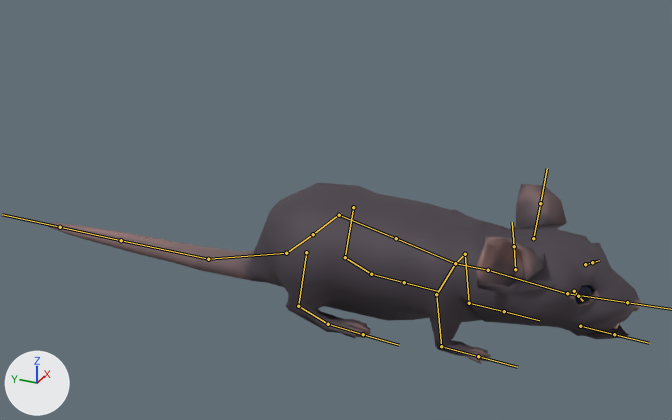
Before and after pictures for a commit that changed the FBX model Assets/)Our stuff/Models/Rat.fbx.
Camera for both pictures: a 50 mm camera at (-5.37, -2.18, 2.9) aimed at (0.07, 0.27, 0.18). Lighting does not change. The marker at lower left points along +X, +Y and +Z. The bones that bend it are drawn over the model as lines.

Objects in the first picture: 'rat_obj'.
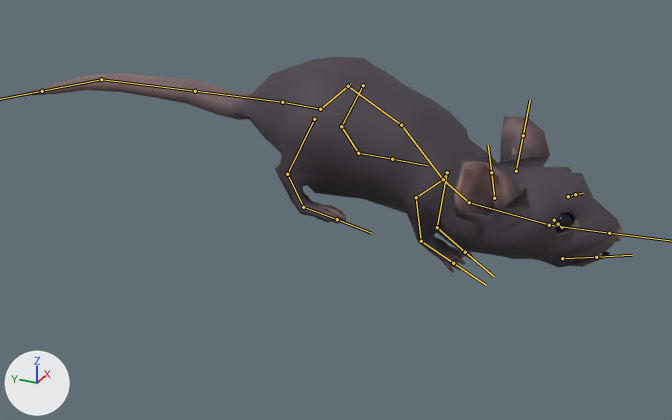
The newer file adds an action. The first version stands in its rest pose; the second is drawn at frame 10 of the action 'Armature|anim_A_BasePose'.

Scene script edits in JSON lines:
```json
{"block": "bone_root", "where": "bone_root = bpy.data.objects['Armature'].pose.bones['Root']"}
{"op": "set", "path": "bone_root.location", "old": "(0.0, 0.0, 0.0)", "new": "(-0.04, 0.98, -0.97)"}
{"block": "bone_back", "where": "bone_back = bpy.data.objects['Armature'].pose.bones['back']  # child of 'Root'"}
{"op": "set", "path": "bone_back.rotation_quaternion", "old": "(1.0, 0.0, 0.0, 0.0)", "new": "(0.99, 0.141, -0.003, 0.012)", "note": "degrees (0, 0, 0) -> degrees (16, -1, 1)"}
{"block": "bone_back_001", "where": "bone_back_001 = bpy.data.objects['Armature'].pose.bones['back.001']  # child of 'back'"}
{"op": "set", "path": "bone_back_001.rotation_quaternion", "old": "(1.0, 0.0, 0.0, 0.0)", "new": "(0.988, 0.157, -0.011, 0.002)", "note": "degrees (0, 0, 0) -> degrees (18, -1, 0)"}
{"block": "bone_head", "where": "bone_head = bpy.data.objects['Armature'].pose.bones['head']  # child of 'neck'"}
{"op": "set", "path": "bone_head.rotation_quaternion", "old": "(1.0, 0.0, 0.0, 0.0)", "new": "(0.953, -0.302, 0.007, -0.002)", "note": "degrees (0, 0, 0) -> degrees (-35, 1, 0)"}
{"block": "bone_mouthbottom", "where": "bone_mouthbottom = bpy.data.objects['Armature'].pose.bones['mouthBottom']  # child of 'head'"}
{"op": "set", "path": "bone_mouthbottom.rotation_quaternion", "old": "(1.0, 0.0, 0.0, 0.0)", "new": "(0.988, -0.154, 0.004, -0.001)", "note": "degrees (0, 0, 0) -> degrees (-18, 0, 0)"}
{"block": "bone_shoulder_left", "where": "bone_shoulder_left = bpy.data.objects['Armature'].pose.bones['shoulder_left']  # child of 'back.001'"}
{"op": "set", "path": "bone_shoulder_left.rotation_quaternion", "old": "(1.0, 0.0, 0.0, 0.0)", "new": "(0.965, 0.033, -0.261, -0.009)", "note": "degrees (0, 0, 0) -> degrees (5, -30, -2)"}
{"block": "bone_upperam_left", "where": "bone_upperam_left = bpy.data.objects['Armature'].pose.bones['upperAm_left']  # child of 'shoulder_left'"}
{"op": "set", "path": "bone_upperam_left.rotation_quaternion", "old": "(1.0, 0.0, 0.0, 0.0)", "new": "(0.979, 0.192, 0.061, -0.037)", "note": "degrees (0, 0, 0) -> degrees (22, 8, -3)"}
{"block": "bone_underarm_left", "where": "bone_underarm_left = bpy.data.objects['Armature'].pose.bones['underArm_left']  # child of 'upperAm_left'"}
{"op": "set", "path": "bone_underarm_left.rotation_quaternion", "old": "(1.0, 0.0, 0.0, 0.0)", "new": "(0.984, -0.019, 0.029, -0.173)", "note": "degrees (0, 0, 0) -> degrees (-3, 3, -20)"}
{"block": "bone_shoulder_right", "where": "bone_shoulder_right = bpy.data.objects['Armature'].pose.bones['shoulder_right']  # child of 'back.001'"}
{"op": "set", "path": "bone_shoulder_right.rotation_quaternion", "old": "(1.0, 0.0, 0.0, 0.0)", "new": "(0.998, -0.044, -0.003, 0.033)", "note": "degrees (0, 0, 0) -> degrees (-5, 0, 4)"}
{"block": "bone_upperarm_right", "where": "bone_upperarm_right = bpy.data.objects['Armature'].pose.bones['upperArm_right']  # child of 'shoulder_right'"}
{"op": "set", "path": "bone_upperarm_right.rotation_quaternion", "old": "(1.0, 0.0, 0.0, 0.0)", "new": "(0.935, 0.257, 0.141, -0.197)", "note": "degrees (0, 0, 0) -> degrees (27, 21, -19)"}
{"block": "bone_underarm_right", "where": "bone_underarm_right = bpy.data.objects['Armature'].pose.bones['underArm_right']  # child of 'upperArm_right'"}
{"op": "set", "path": "bone_underarm_right.rotation_quaternion", "old": "(1.0, 0.0, 0.0, 0.0)", "new": "(0.97, 0.167, -0.012, 0.178)", "note": "degrees (0, 0, 0) -> degrees (19, -5, 20)"}
{"block": "bone_thigh_left", "where": "bone_thigh_left = bpy.data.objects['Armature'].pose.bones['thigh_left']  # child of 'Root'"}
{"op": "set", "path": "bone_thigh_left.rotation_quaternion", "old": "(1.0, 0.0, 0.0, 0.0)", "new": "(0.975, -0.045, -0.033, 0.213)", "note": "degrees (0, 0, 0) -> degrees (-6, -3, 25)"}
{"block": "bone_leg_left", "where": "bone_leg_left = bpy.data.objects['Armature'].pose.bones['Leg_left']  # child of 'thigh_left'"}
{"op": "set", "path": "bone_leg_left.rotation_quaternion", "old": "(1.0, 0.0, 0.0, 0.0)", "new": "(0.989, -0.128, 0.022, 0.064)", "note": "degrees (0, 0, 0) -> degrees (-15, 3, 7)"}
{"block": "bone_foot_left", "where": "bone_foot_left = bpy.data.objects['Armature'].pose.bones['foot_left']  # child of 'Leg_left'"}
{"op": "set", "path": "bone_foot_left.rotation_quaternion", "old": "(1.0, 0.0, 0.0, 0.0)", "new": "(0.95, 0.276, -0.023, -0.144)", "note": "degrees (0, 0, 0) -> degrees (32, 2, -17)"}
{"block": "bone_thigh_right", "where": "bone_thigh_right = bpy.data.objects['Armature'].pose.bones['thigh_right']  # child of 'Root'"}
{"op": "set", "path": "bone_thigh_right.rotation_quaternion", "old": "(1.0, 0.0, 0.0, 0.0)", "new": "(0.987, -0.08, 0.072, -0.12)", "note": "degrees (0, 0, 0) -> degrees (-10, 7, -15)"}
{"block": "bone_leg_right", "where": "bone_leg_right = bpy.data.objects['Armature'].pose.bones['leg_right']  # child of 'thigh_right'"}
{"op": "set", "path": "bone_leg_right.rotation_quaternion", "old": "(1.0, 0.0, 0.0, 0.0)", "new": "(0.986, -0.126, -0.031, -0.102)", "note": "degrees (0, 0, 0) -> degrees (-14, -5, -11)"}
{"block": "bone_foot_right", "where": "bone_foot_right = bpy.data.objects['Armature'].pose.bones['foot_right']  # child of 'leg_right'"}
{"op": "set", "path": "bone_foot_right.rotation_quaternion", "old": "(1.0, 0.0, 0.0, 0.0)", "new": "(0.96, 0.227, 0.046, 0.16)", "note": "degrees (0, 0, 0) -> degrees (27, 1, 19)"}
{"block": "bone_body_back", "where": "bone_body_back = bpy.data.objects['Armature'].pose.bones['body_back']  # child of 'Root'"}
{"op": "set", "path": "bone_body_back.rotation_quaternion", "old": "(1.0, 0.0, 0.0, 0.0)", "new": "(0.927, 0.375, 0.0, 0.0)", "note": "degrees (0, 0, 0) -> degrees (44, 0, 0)"}
{"block": "bone_tailstart", "where": "bone_tailstart = bpy.data.objects['Armature'].pose.bones['tailStart']  # child of 'body_back'"}
{"op": "set", "path": "bone_tailstart.rotation_quaternion", "old": "(1.0, 0.0, 0.0, 0.0)", "new": "(0.968, -0.251, 0.0, 0.0)", "note": "degrees (0, 0, 0) -> degrees (-29, 0, 0)"}
{"block": "bone_tailmiddle", "where": "bone_tailmiddle = bpy.data.objects['Armature'].pose.bones['tailMiddle']  # child of 'tailStart'"}
{"op": "set", "path": "bone_tailmiddle.rotation_quaternion", "old": "(1.0, 0.0, 0.0, 0.0)", "new": "(0.991, -0.133, 0.0, 0.0)", "note": "degrees (0, 0, 0) -> degrees (-15, 0, 0)"}
{"block": "bone_tailend", "where": "bone_tailend = bpy.data.objects['Armature'].pose.bones['tailEnd']  # child of 'tailMiddle'"}
{"op": "set", "path": "bone_tailend.rotation_quaternion", "old": "(1.0, 0.0, 0.0, 0.0)", "new": "(0.991, -0.133, 0.0, 0.0)", "note": "degrees (0, 0, 0) -> degrees (-15, 0, 0)"}
```

Boxes (x1, y1, x2, y2) around the edits, measured in the pictures (672 x 420 px):
```json
{"object": "rat_obj", "change": "posed", "before": [48, 183, 642, 364], "after": [31, 57, 624, 273], "on screen": "19% taller"}
{"bone": "Root", "before": "(313, 234) to (341, 213)", "after": "(320, 109) to (350, 84)"}
{"bone": "back", "before": "(339, 215) to (396, 238)", "after": "(348, 86) to (401, 125)"}
{"bone": "back.001", "before": "(396, 238) to (455, 263)", "after": "(401, 125) to (443, 179)"}
{"bone": "head", "before": "(488, 270) to (568, 294)", "after": "(469, 202) to (550, 225)"}
{"bone": "mouthBottom", "before": "(580, 326) to (614, 334)", "after": "(562, 258) to (596, 257)"}
{"bone": "shoulder_left", "before": "(455, 263) to (465, 254)", "after": "(443, 179) to (447, 172)"}
{"bone": "upperAm_left", "before": "(465, 254) to (469, 303)", "after": "(447, 172) to (437, 227)"}
{"bone": "underArm_left", "before": "(469, 303) to (504, 311)", "after": "(437, 227) to (465, 252)"}
{"bone": "shoulder_right", "before": "(455, 263) to (436, 294)", "after": "(443, 179) to (416, 197)"}
{"bone": "upperArm_right", "before": "(436, 294) to (441, 346)", "after": "(416, 197) to (421, 241)"}
{"bone": "underArm_right", "before": "(441, 346) to (478, 356)", "after": "(421, 241) to (453, 263)"}
{"bone": "thigh_left", "before": "(353, 207) to (345, 257)", "after": "(363, 85) to (341, 126)"}
{"bone": "Leg_left", "before": "(345, 257) to (371, 274)", "after": "(341, 126) to (358, 153)"}
{"bone": "foot_left", "before": "(371, 274) to (404, 282)", "after": "(358, 153) to (392, 159)"}
{"bone": "thigh_right", "before": "(306, 252) to (298, 306)", "after": "(314, 119) to (287, 174)"}
{"bone": "leg_right", "before": "(298, 306) to (328, 324)", "after": "(287, 174) to (303, 207)"}
{"bone": "foot_right", "before": "(328, 324) to (363, 334)", "after": "(303, 207) to (337, 219)"}
{"bone": "body_back", "before": "(313, 234) to (286, 253)", "after": "(320, 109) to (282, 102)"}
{"bone": "tailStart", "before": "(286, 253) to (208, 259)", "after": "(282, 102) to (195, 91)"}
{"bone": "tailMiddle", "before": "(208, 259) to (121, 240)", "after": "(195, 91) to (101, 79)"}
{"bone": "tailEnd", "before": "(121, 240) to (60, 227)", "after": "(101, 79) to (42, 91)"}
```
